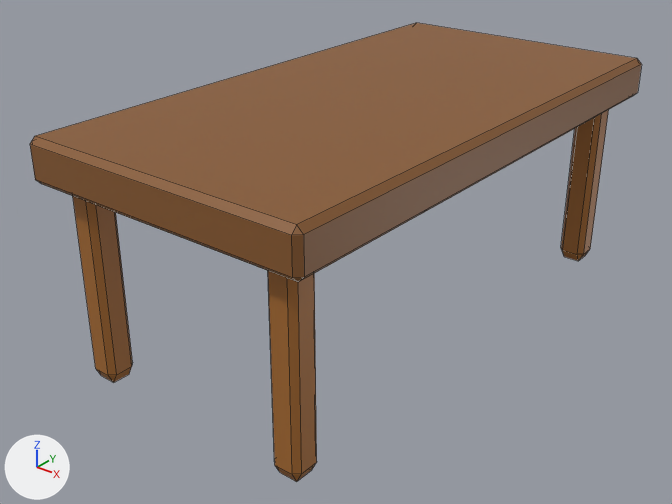
The Blender file Give Up!/Assets/Objects/Low Poly Desk.blend as it was, and as the next commit left it.
One viewpoint serves both versions: a camera (50 mm lens) standing at (3.65, -5.0, 1.94) and looking at (-0.12, -0.28, -0.99). Arrows for +X, +Y and +Z are at lower left; the lights stay in place. Mesh edges are drawn as thin lines.

In view in the first picture: 'Cube', '立方体.002'.
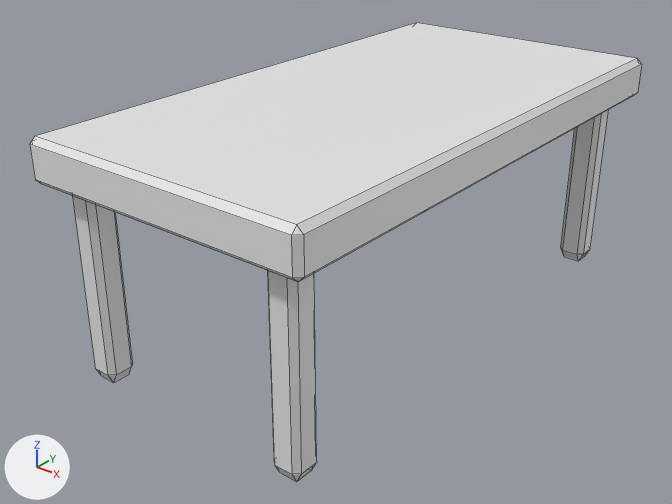
Boxes (x1, y1, x2, y2) around the edits, measured in the pictures (672 x 504 px):
'Cube', recoloured (brown to white)
    both: (30, 23, 642, 282)
'立方体.002', recoloured (brown to grey)
    both: (73, 110, 609, 482)

What changed in the scene script:
```text
Change me_cube:
    where me_cube.from_pydata(...)  # 24 vertices, 26 faces; spans x -1.06..1.06, y -2.04..2.04, z -0.15..0.15
    remove me_cube.materials.append(mat_material)  # brown #8a5a2d
Change me_立方体_002:
    where me_立方体_002.from_pydata(...)  # 80 vertices, 68 faces; spans x -1.7..0.1, y -0.1..3.7, z -0.84..0.61
    remove me_立方体_002.materials.append(mat_マテリアル)  # brown #a76b2e
```
